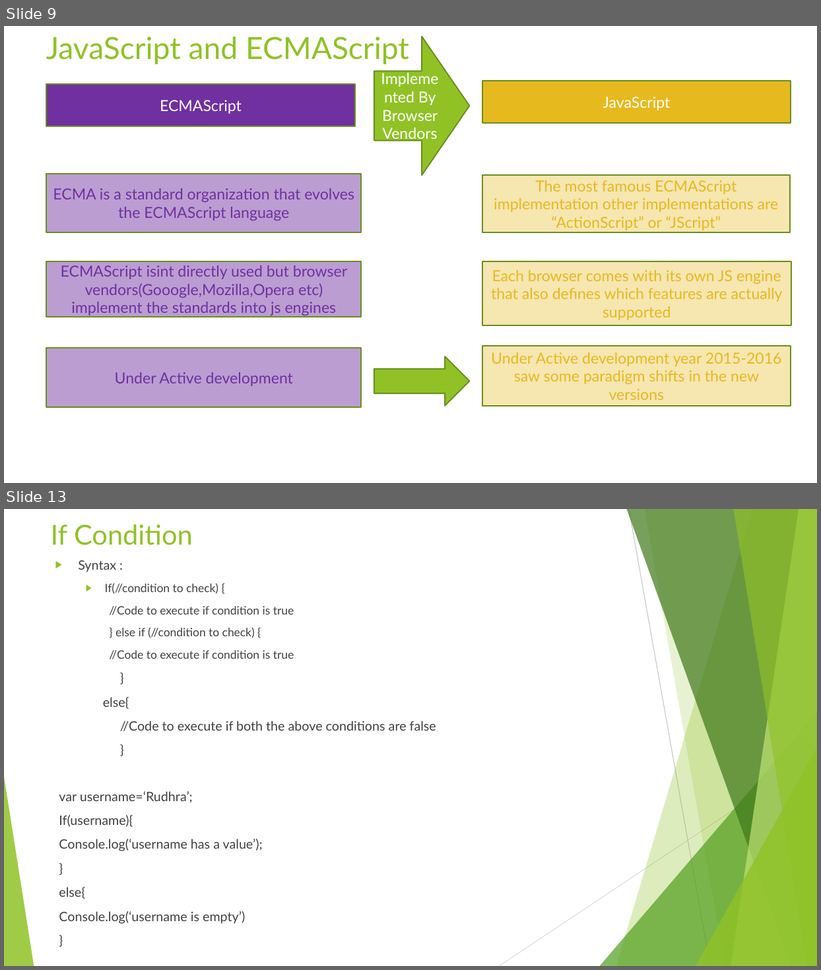
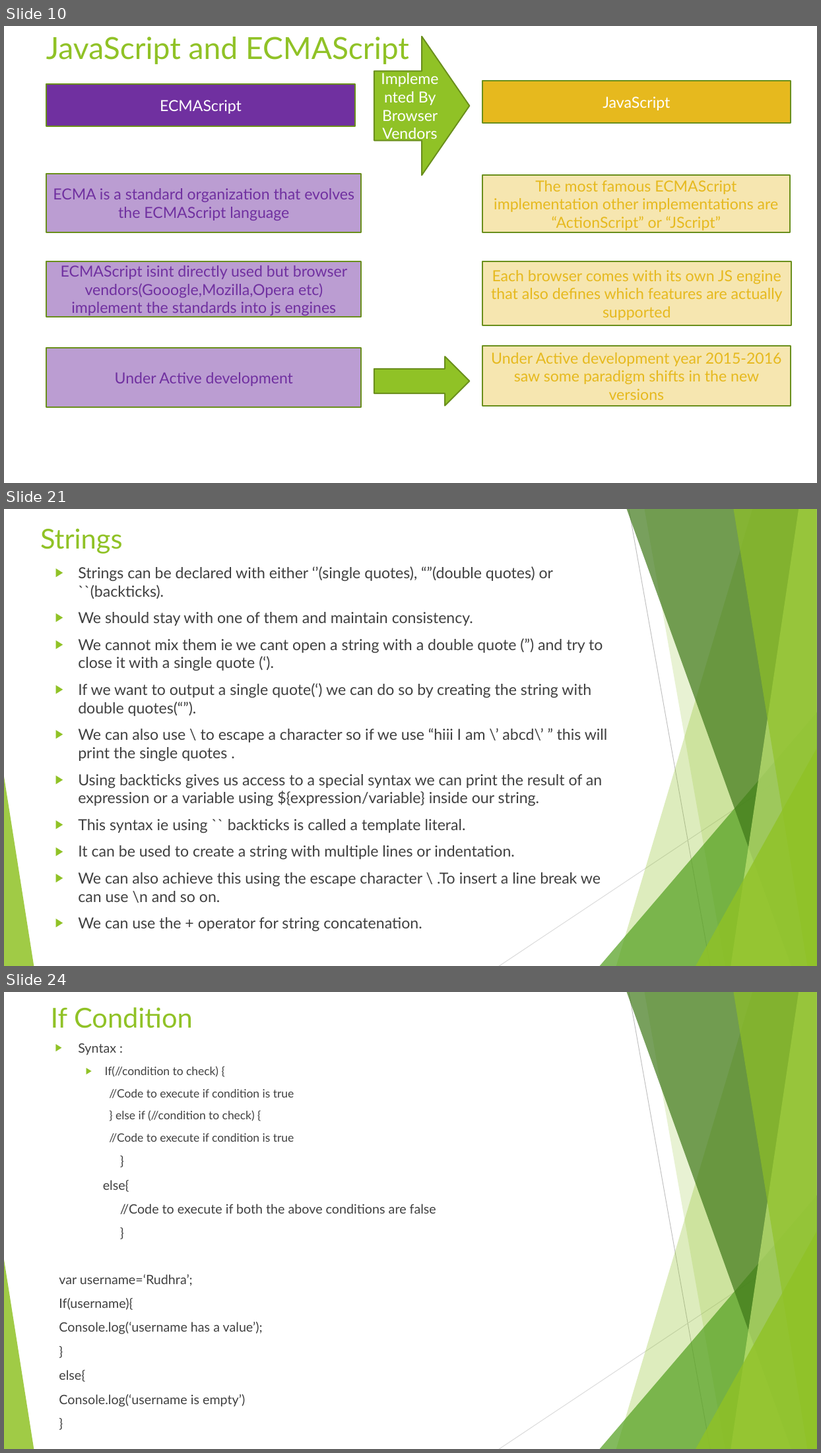
Before and after one commit to rudhrainfogain/JavaScript, a slide deck: PPT/JavaScriptTraining.pptx. Shown one above the other, each under a label of ours: slides 9 and 13 before the commit, slides 10, 21 and 24 after it; the slides between them are not shown. The pictures are 821x970 and 821x1453 pixels, drawn with LibreOffice and Linux fonts; fonts in the diff are those of the drawing. Boxes give left, top, right and bottom in pixels: in the first picture for what was removed or moved away, otherwise in the second. Text is boxed around its words. In the diff, an @@ line names an element or a change of style, - is before the commit and + after.

Commit message:
data types and operators

```diff
--- a/PPT/JavaScriptTraining.pptx
+++ b/PPT/JavaScriptTraining.pptx
@@ slide 21 added at (4, 509, 817, 966), background #FFFFFF; not listed: 10 template elements that a slide beside it also shows @@
@@ title added at (40, 528, 122, 554), 32.4 pt, text #90C226 @@
+Strings
@@ text added at (78, 566, 608, 903), 18 pt, text #404040 @@
+▶ Strings can be declared with either ‘’(single quotes), “”(double quotes) or ``(backticks).
+▶ We should stay with one of them and maintain consistency.
+▶ We cannot mix them ie we cant open a string with a double quote (”) and try to close it with a single quote (‘).
+▶ If we want to output a single quote(‘) we can do so by creating the string with double quotes(“”).
+▶ We can also use \ to escape a character so if we use “hiii I am \’ abcd\’ ” this will print the single quotes .
+▶ Using backticks gives us access to a special syntax we can print the result of an expression or a variable using ${expression/variable} inside our string.
+▶ This syntax ie using `` backticks is called a template literal.
+▶ It can be used to create a string with multiple lines or indentation.
+▶ We can also achieve this using the escape character \ .To insert a line break we can use \n and so on.
+▶ We can use the + operator for string concatenation.
@@ what was slide 9 is now slide 10 @@
@@ what was slide 13 is now slide 24 @@
```
Also in this commit, not shown: 4 slides changed, 9 other slides added, 11 other files.
